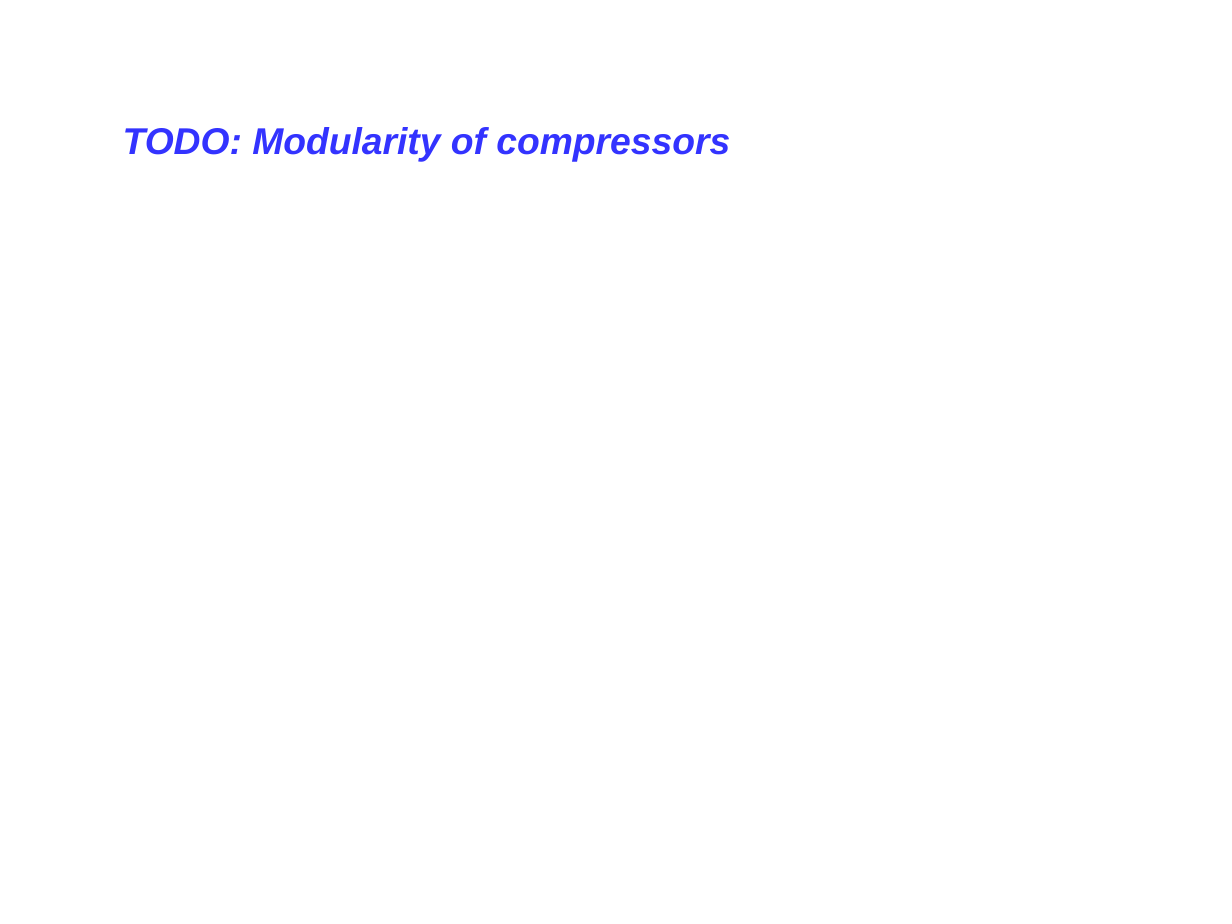
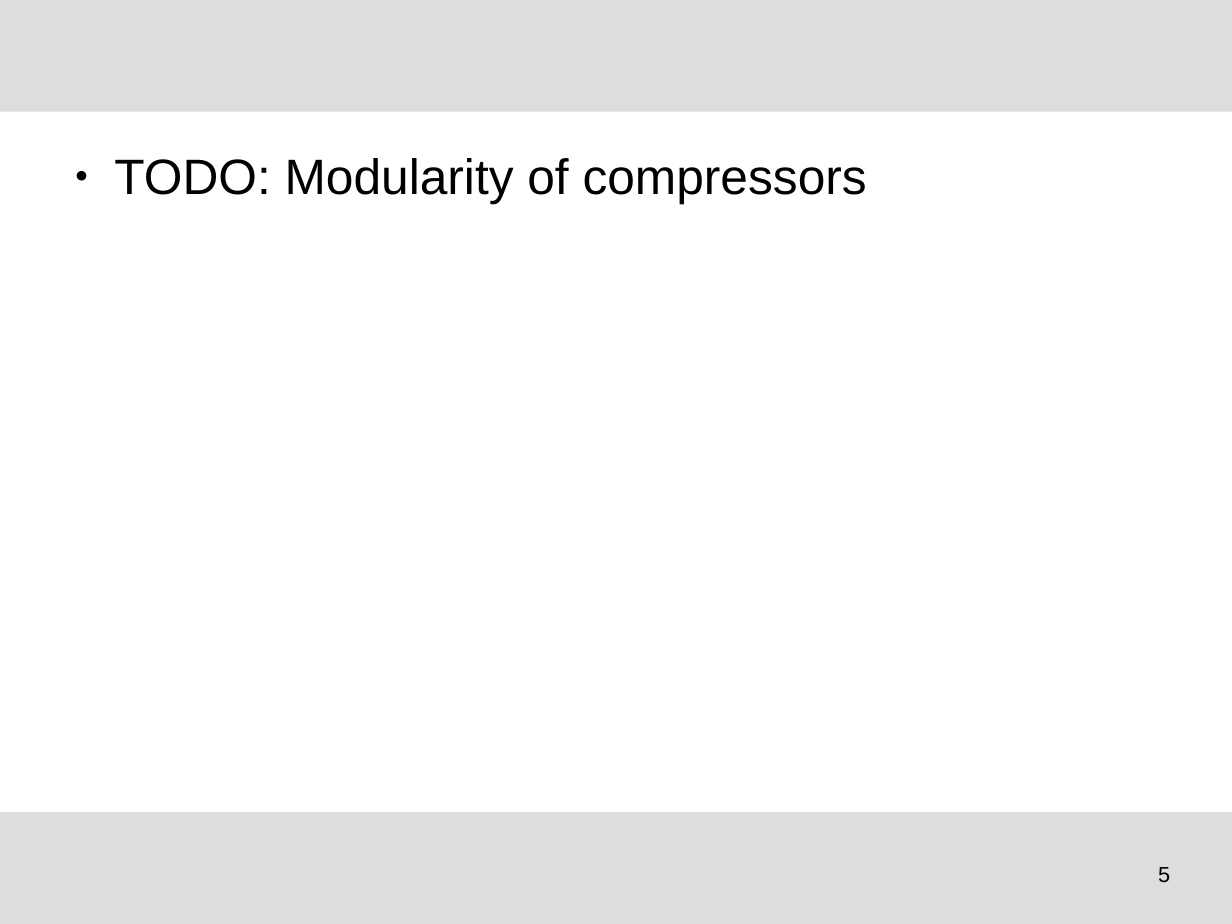
Before and after one commit to tudocomp/tudocomp, a slide deck: slide 5 of etc/presentation.odp. Drawn at 1232x924 pixels with LibreOffice and Linux fonts; fonts in the diff are those of the drawing; background and template pictures are left out. Boxes give left, top, right and bottom in pixels: in the first picture for what was removed or moved away, otherwise in the second. Text is boxed around its words. In the diff, an @@ line names an element or a change of style, - is before the commit and + after.

Commit message:
Presentation style

```diff
--- a/etc/presentation.odp
+++ b/etc/presentation.odp
@@ rectangle added at (x1=0, y1=0, x2=1232, y2=112), fill #DDDDDD @@
@@ text "TODO: Modularity of compressors" moved from (x1=123, y1=127, x2=730, y2=162) to (x1=114, y1=158, x2=867, y2=204) @@
@@ text "TODO: Modularity of compressors" at (x1=114, y1=158, x2=867, y2=204): size 24 to 32 pt, text colour #3333FF to #000000, bold off, italic off; bullet none to ●; more space between paragraphs @@
@@ rectangle added at (x1=0, y1=813, x2=1232, y2=924), fill #DDDDDD @@
@@ page number added at (x1=1158, y1=867, x2=1170, y2=882), 14 pt, text #000000 @@
+5
```
Also in this commit, not shown: 6 other slides changed, 1 slide added.
